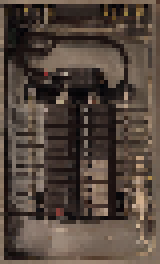
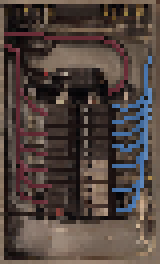
Two versions of the same layered image (160x264). Layer-by-layer changes:
added group "Wires" with 2 layers above "AO Edits" over [4, 32, 152, 212]
added layer "Red" in group "Wires" over [4, 32, 128, 204]
added layer "Blue" in group "Wires" over [112, 56, 152, 212]
